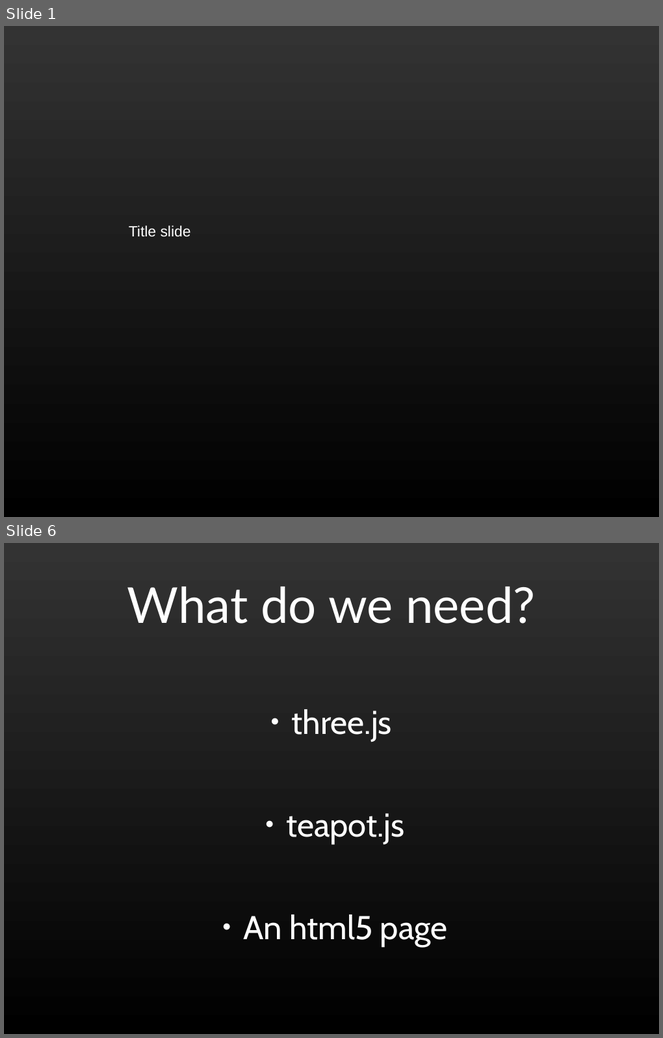
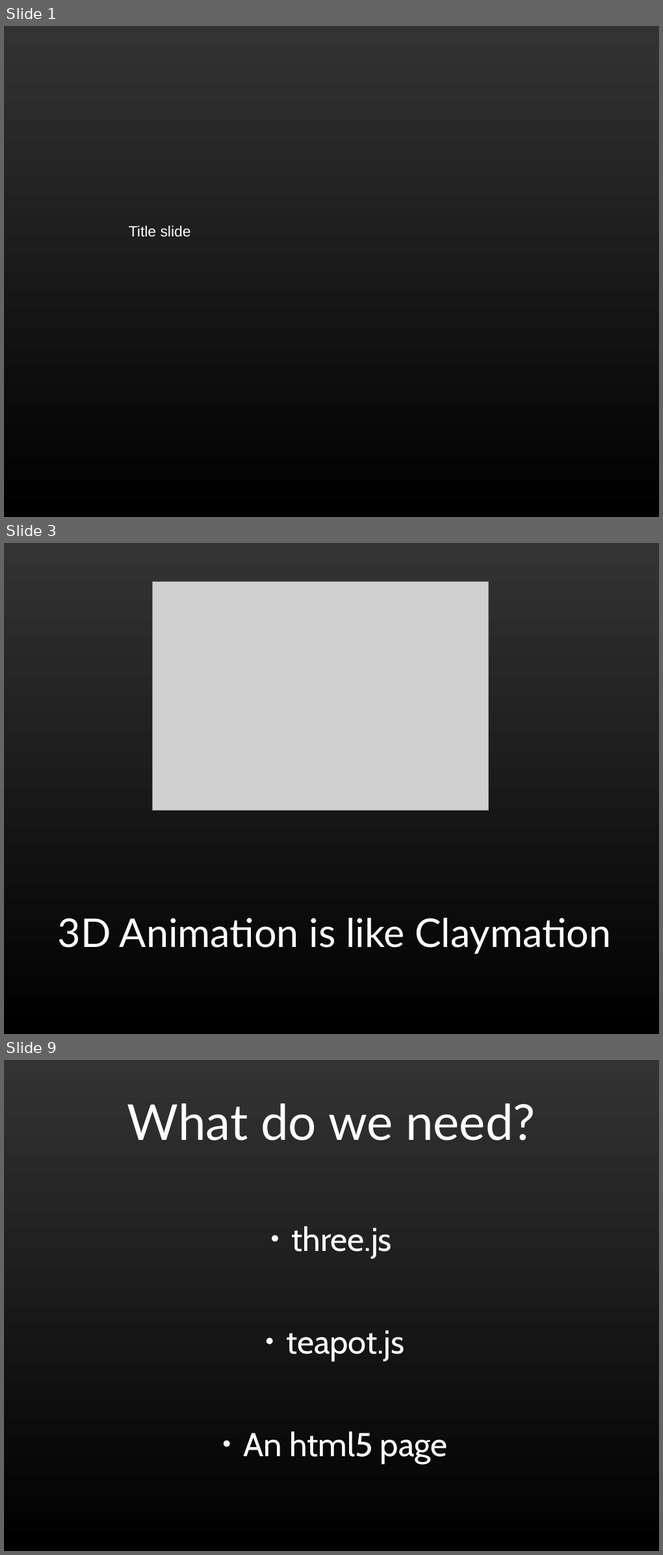
Before and after one commit to shegeek/teapots_can_fly, a slide deck: slides/teapots0.odp. Shown one above the other, each under a label of ours: slides 1 and 6 before the commit, slides 1, 3 and 9 after it; the slides between them are not shown. The pictures are 663x1038 and 663x1555 pixels, drawn with LibreOffice and Linux fonts; fonts in the diff are those of the drawing; grey boxes stand for pictures. Boxes give left, top, right and bottom in pixels: in the first picture for what was removed or moved away, otherwise in the second. Text is boxed around its words. In the diff, an @@ line names an element or a change of style, - is before the commit and + after.

```diff
--- a/slides/teapots0.odp
+++ b/slides/teapots0.odp
@@ slide 3 added at (x1=4, y1=543, x2=659, y2=1034), background gradient #333333 to #000000 @@
@@ picture added at (x1=153, y1=581, x2=488, y2=811) @@
@@ text added at (x1=58, y1=918, x2=611, y2=954), 48 pt, text #FFFFFF @@
+3D Animation is like Claymation
@@ what was slide 6 is now slide 9 @@
```
Also in this commit, not shown: 18 other slides added.
